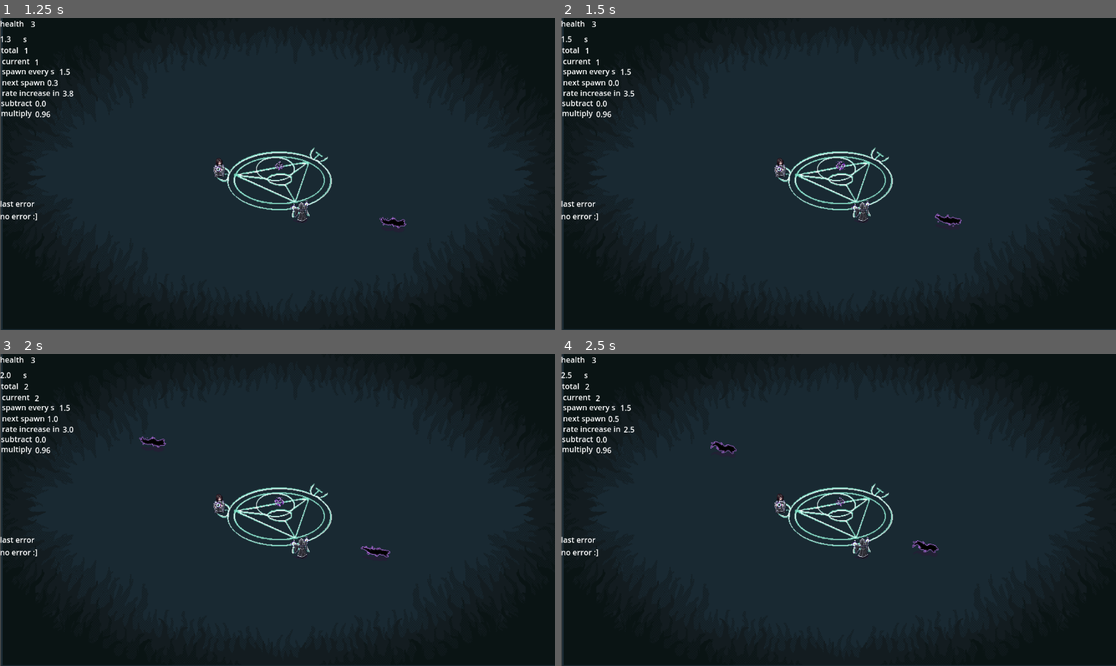
Above: before the commit, frames 1-4 (two rows, left to right).
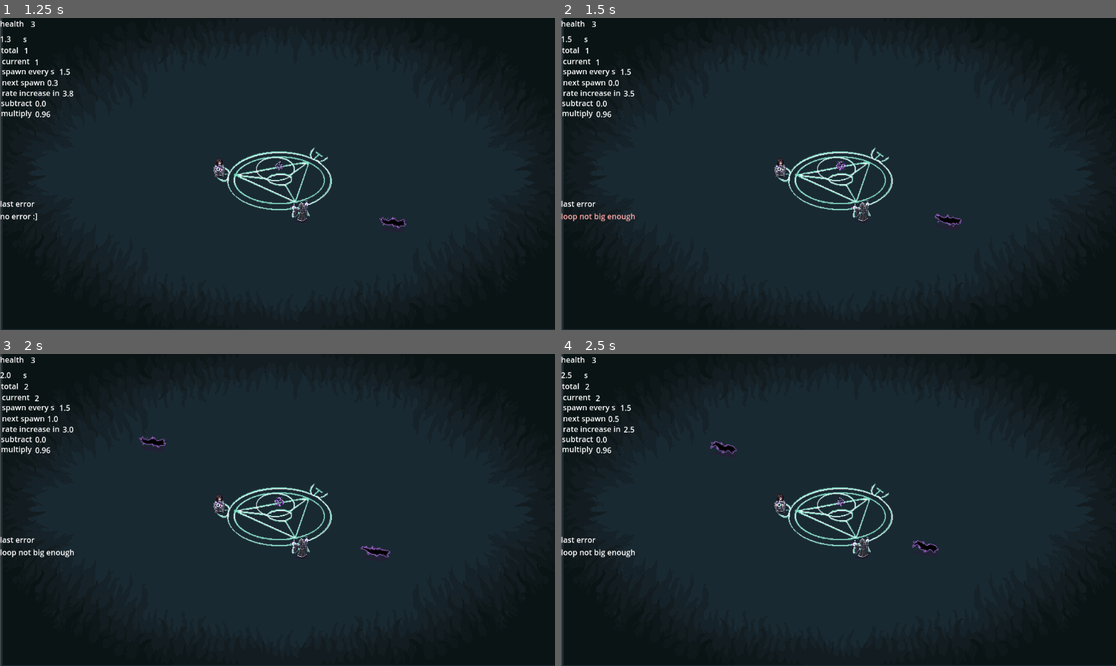
Above: after the commit, the same moments.

Repository: alifeee/loop
Game: Godot game, scene res://scenes/main.tscn
Same seed, same stepped clock (60 frames per second), same inputs: the game is played once before the commit and once after it. The engine's default icon, where the game draws it, is replaced by a stand-in: a white triangle on a blue panel in a dark square.
Inputs (mouse positions are in pixels of both pictures, inside the frame that each line leads up to):
- Up to frame 1 (1.25 s): move the mouse to (399, 158) at 0.52 s; press the mouse at (399, 158) at 0.53 s
- Up to frame 2 (1.5 s): move the mouse to (727, 189) at 1.27 s; release the mouse at (727, 189) at 1.28 s; click (727, 189) at 1.35 s
- Up to frame 3 (2 s): no input
- Up to frame 4 (2.5 s): move the mouse to (894, 441) at 2.02 s; press the mouse at (894, 441) at 2.03 s

Frame 1 is identical in both runs. In frame 2, 0.2% of the frame differs, in the area x 0-14%, y 62-66%; in frame 3, 0.2%; in frame 4, 0.2%.

Commit message:
absolute polygon area

Diff:
--- a/scenes/main.tscn
+++ b/scenes/main.tscn
@@ -409,7 +409,7 @@
 position = Vector2(582, 322)
 texture = ExtResource("12_eb6dy")
 
-[connection signal="error" from="." to="CanvasLayer" method="display_error"]
+[connection signal="error_debug" from="." to="CanvasLayer" method="display_error"]
 [connection signal="area_entered" from="Centre" to="Centre" method="_on_area_entered"]
 [connection signal="body_entered" from="Centre" to="Centre" method="_on_body_entered"]
 [connection signal="timeout" from="Spawner/SpawnTimer" to="Spawner" method="_on_timer_timeout"]
--- a/scripts/player.gd
+++ b/scripts/player.gd
@@ -7,10 +7,13 @@
 signal error_debug(msg)
 var error = ""
 
+@export_group("assets")
 @export var loop1: Loop
+@export_group("Loop Drawing")
 @export var LOOP_MIN_AREA: float = 2500
 @export var LOOP_MAX_START_END_DISTANCE: float = 50
 @export var LOOP_SPRITE_DISTANCE: float = 5
+@export_group("Loop Damage")
 @export var LOOP_RADIUS: float = 50
 @export var DAMAGE_PERCENT: float = 50
 
@@ -73,7 +76,7 @@
 				else:
 					error.emit("loop not big enough")
 			#### POLYGON SIZING ####
-			var polygon_area = Globals.calc_polygon_area(mouse_positions)
+			var polygon_area = abs(Globals.calc_polygon_area(mouse_positions))
 			if polygon_area < LOOP_MIN_AREA:
 				error = "loop not big enough"
 			#### START/END DISTANCE ####
@@ -83,7 +86,8 @@
 				error = "start too far from end"
 			if error == "":
 				do_loop_damage(centroid, LOOP_RADIUS)
-			error_debug.emit(error)
+			else:
+				error_debug.emit(error)
 		# do this whatever the weather
 		is_held = false
 		# delete sprite segments
Not shown: 1 places in scenes/main.tscn that only renumber resources
